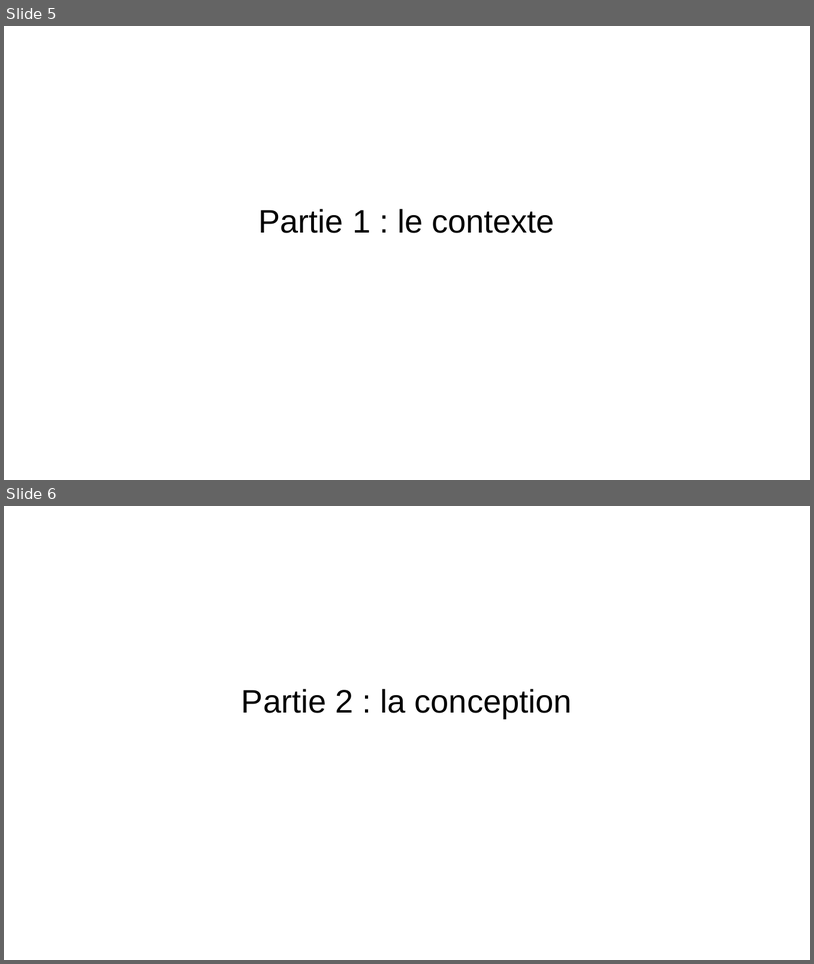
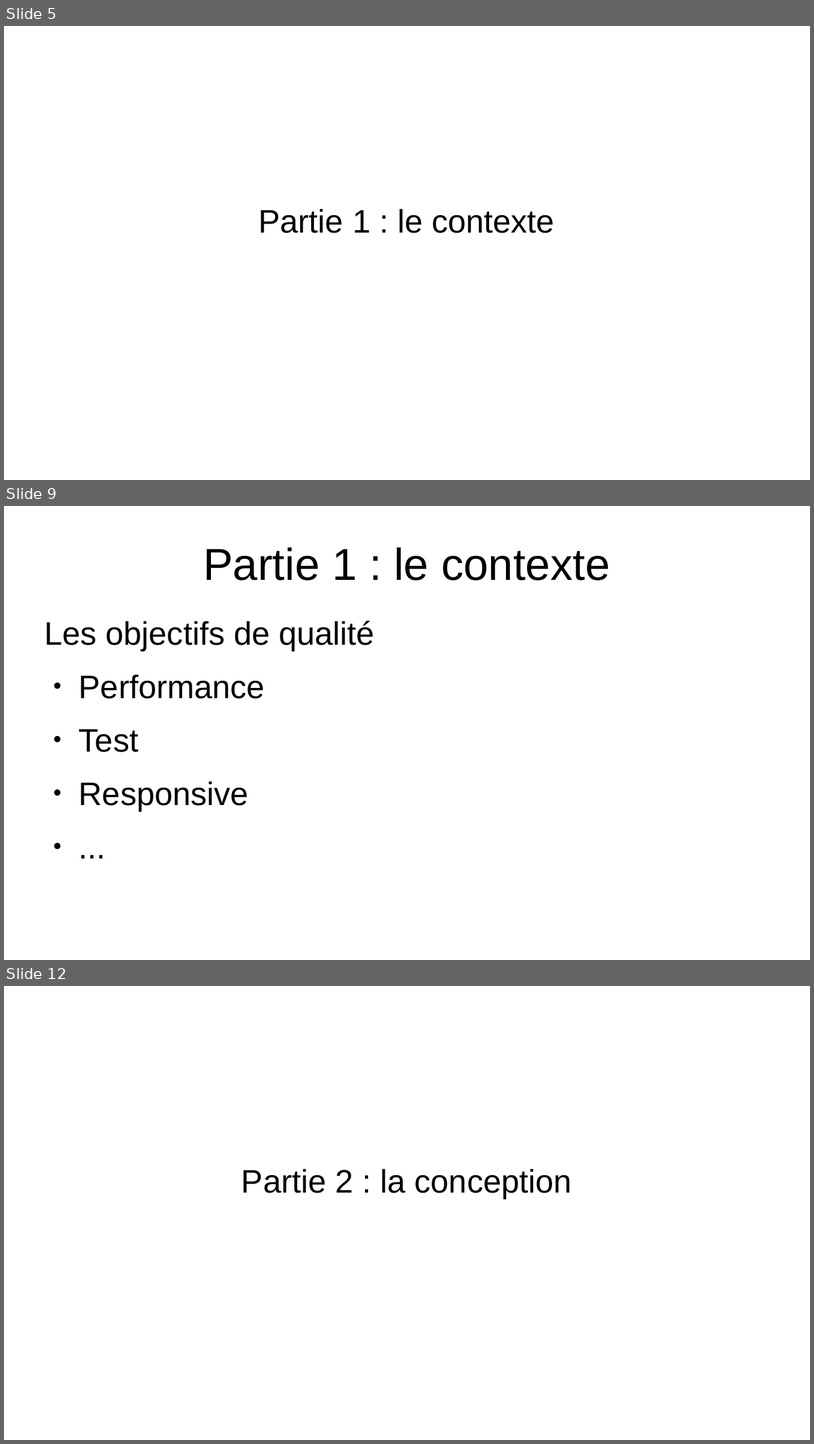
Before and after one commit to EmmaBroudic/Projet-Nooky, a slide deck: doc/Nooky.odp. Shown one above the other, each under a label of ours: slides 5 and 6 before the commit, slides 5, 9 and 12 after it; the slides between them are not shown. The pictures are 814x964 and 814x1444 pixels, drawn with LibreOffice and Linux fonts; fonts in the diff are those of the drawing. Boxes give left, top, right and bottom in pixels: in the first picture for what was removed or moved away, otherwise in the second. Text is boxed around its words. In the diff, an @@ line names an element or a change of style, - is before the commit and + after.

```diff
--- a/doc/Nooky.odp
+++ b/doc/Nooky.odp
@@ slide 9 added at (4, 506, 810, 960), background #FFFFFF @@
@@ title added at (203, 547, 610, 580), 44 pt, text #000000 @@
+Partie 1 : le contexte
@@ text added at (44, 621, 375, 810), 32 pt, text #000000 @@
+Les objectifs de qualité
+● Performance
+● Test
+● Responsive
+● ...
@@ what was slide 6 is now slide 12 @@
```
Also in this commit, not shown: 10 other slides added, 3 other files.
